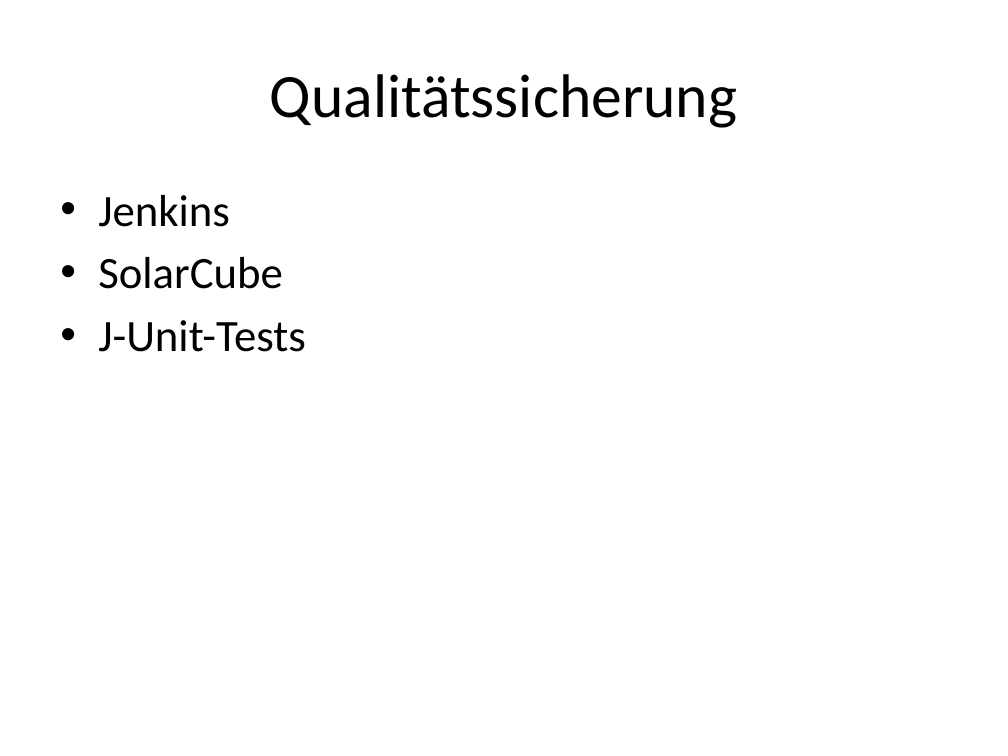
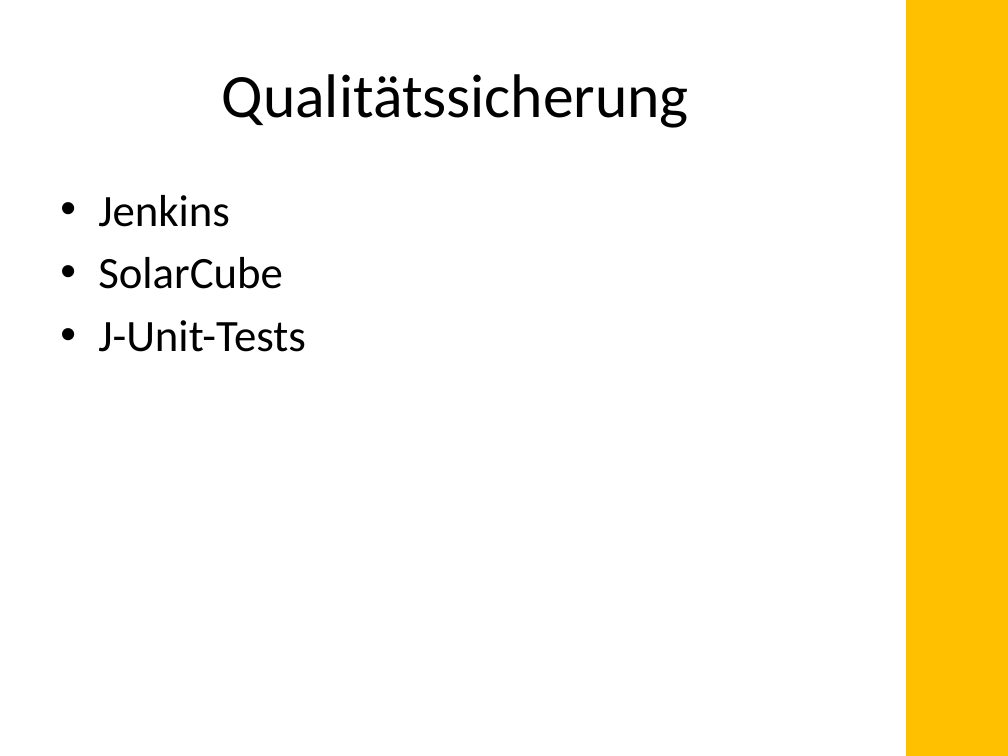
Before and after one commit to daleitner/SE2_Project, a slide deck: slide 6 of Endpräsentation_Leitfaden.pptx. Drawn at 1008x756 pixels with LibreOffice and Linux fonts; fonts in the diff are those of the drawing. Boxes give left, top, right and bottom in pixels: in the first picture for what was removed or moved away, otherwise in the second. Text is boxed around its words. In the diff, an @@ line names an element or a change of style, - is before the commit and + after.

```diff
--- a/Endpräsentation_Leitfaden.pptx
+++ b/Endpräsentation_Leitfaden.pptx
@@ rectangle added at [907,0,1006,756], fill #FFC000, outline #FFC000 2 pt @@
@@ title "Qualitätssicherung": place and size @@
-title "Qualitätssicherung" at [270,74,737,128]
+title "Qualitätssicherung" at [222,74,689,128]
```
Also in this commit, not shown: 1 other slide changed.
